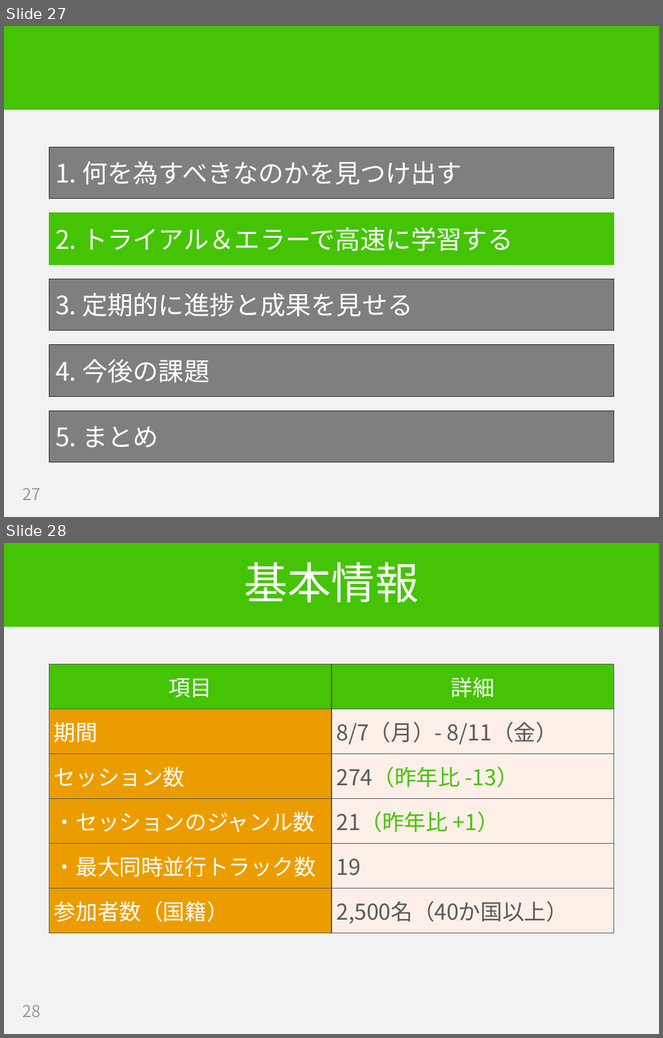
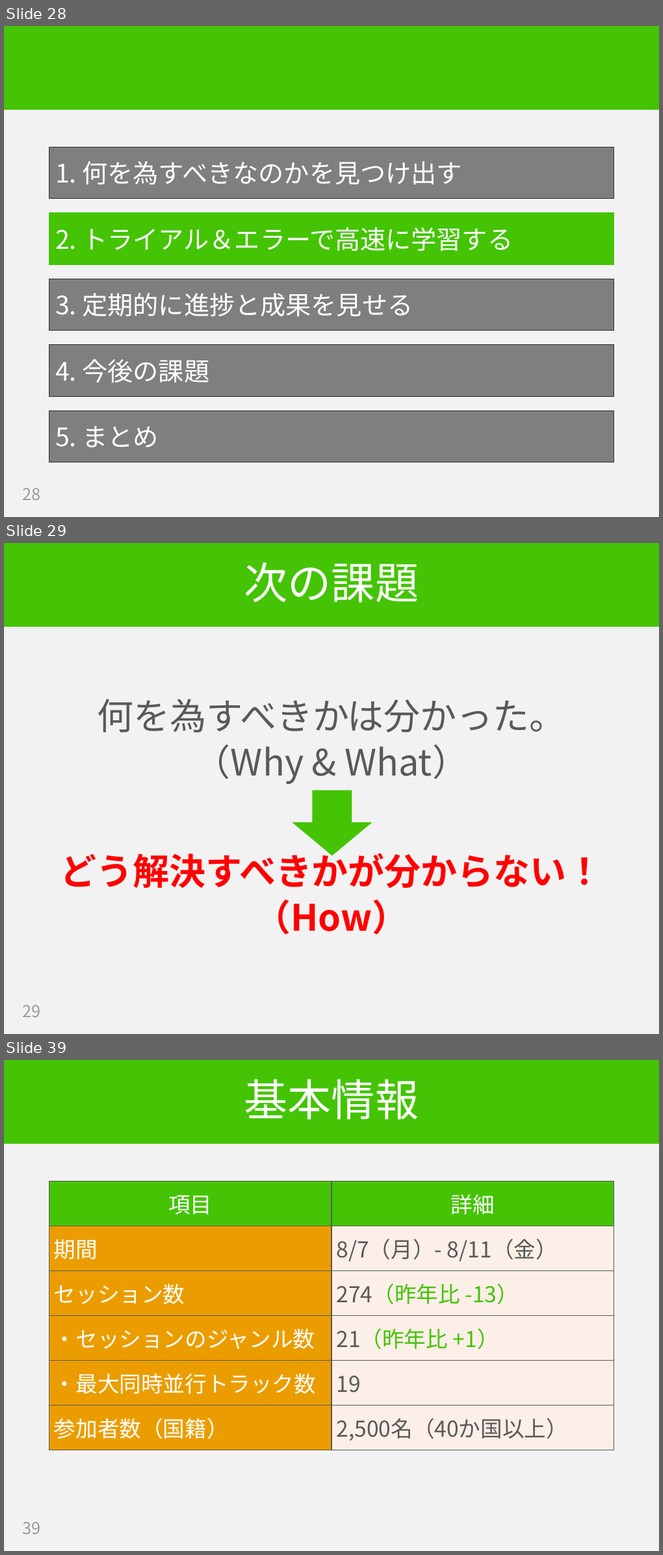
Before and after one commit to hageyahhoo/RSGT2018, a slide deck: SET_at_LINE_ja.pptx. Shown one above the other, each under a label of ours: slides 27 and 28 before the commit, slides 28, 29 and 39 after it; the slides between them are not shown. The pictures are 663x1038 and 663x1555 pixels, drawn with LibreOffice and Linux fonts; fonts in the diff are those of the drawing. Boxes give left, top, right and bottom in pixels: in the first picture for what was removed or moved away, otherwise in the second. Text is boxed around its words. In the diff, an @@ line names an element or a change of style, - is before the commit and + after.

```diff
--- a/SET_at_LINE_ja.pptx
+++ b/SET_at_LINE_ja.pptx
@@ slide 29 added at bbox=[4, 543, 659, 1034], background #F2F2F2; not listed: 1 template element that a slide beside it also shows @@
@@ title added at bbox=[244, 562, 419, 603], 48 pt, text #FFFFFF @@
+次の課題
@@ text added at bbox=[97, 699, 566, 784], 40 pt, text #595959 @@
+何を為すべきかは分かった。
+（Why & What）
@@ down arrow added at bbox=[294, 791, 371, 855], fill #44C404, outline #44C404 1 pt @@
@@ text added at bbox=[60, 849, 603, 935], 40 pt, text #FF0000, bold @@
+どう解決すべきかが分からない！
+（How）
@@ page number added at bbox=[22, 1005, 40, 1017], 18 pt, text #9B9B9B @@
+29
@@ what was slide 27 is now slide 28 @@
@@ page number at bbox=[22, 488, 40, 500]: text changed @@
-27
+28
@@ what was slide 28 is now slide 39 @@
@@ page number at bbox=[22, 1522, 40, 1534]: text changed @@
-28
+39
```
Also in this commit, not shown: 7 slides changed, 10 other slides added, 1 slide removed.
